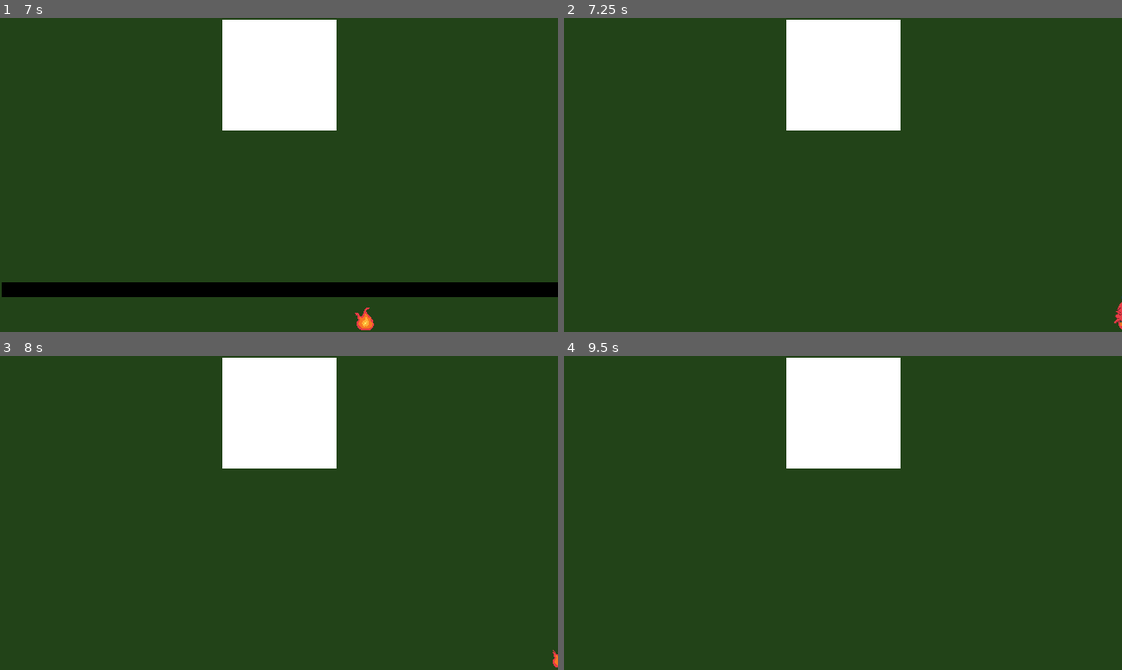
Above: before the commit, frames 1-4 (two rows, left to right).
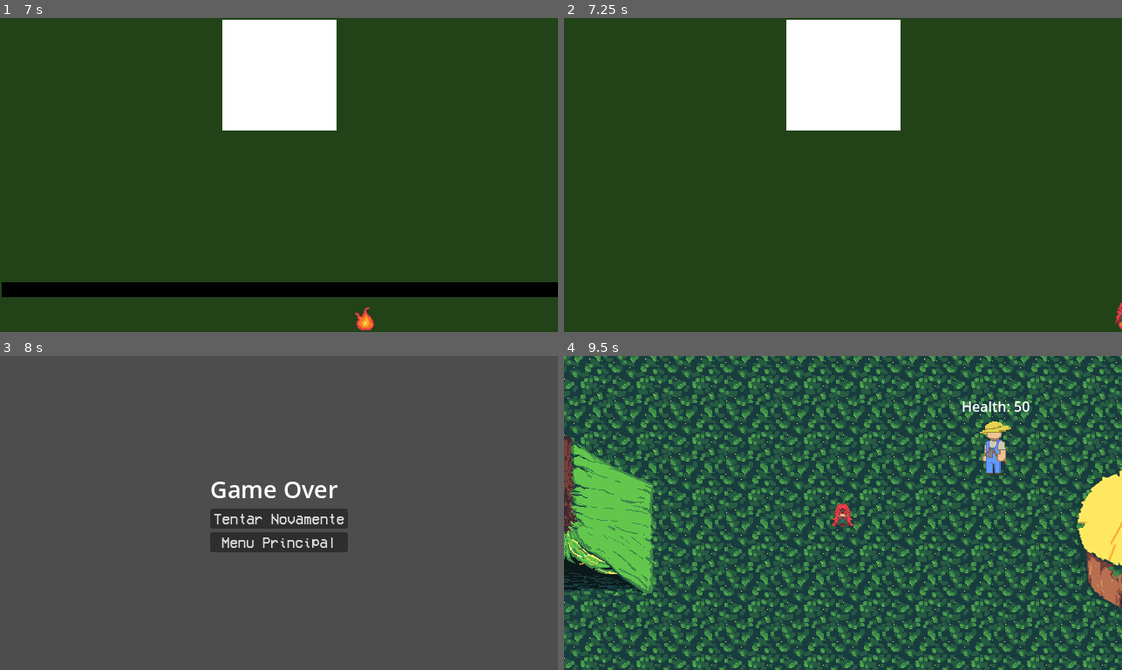
Above: after the commit, the same moments.

Repository: SamuelMTL/AmazonProject
Game: Godot game, scene res://Scenes/Dungeons/MataDaTerraFirme/BossRoom.tscn
Same seed, same stepped clock (60 frames per second), same inputs: the game is played once before the commit and once after it. This scene is started directly instead of the project's main scene. Sound files missing from this copy of the repository are replaced by a short silence.
Inputs (mouse positions are in pixels of both pictures, inside the frame that each line leads up to):
- Up to frame 1 (7 s): tap Enter at 0.5, 2.75, 4.25 s; move the mouse to (401, 159) at 0.52 s; hold Right (ui_right) 0.53-1.28 s; click (401, 159) at 0.6 s; tap Space (dash) at 0.8, 1.35, 2, 2.3, 3.5, 3.8, 5.3, 5.85, 6.8 s; move the mouse to (167, 190) at 1.27 s; hold Down (ui_down) 1.28-2.03 s; click (167, 190) at 1.55 s; move the mouse to (334, 105) at 2.02 s; hold Right (ui_right) 2.03-2.78 s; tap R (BoitataPower) at 2.1 s; move the mouse to (251, 237) at 2.77 s; hold Up (ui_up) 2.78-3.53 s; tap Q (CurupiraPower) at 2.85 s; click (251, 237) at 3.05 s; move the mouse to (446, 222) at 3.52 s; hold Left (ui_left) 3.53-5.03 s; tap H (Habilidades) at 3.6 s; move the mouse to (111, 127) at 4.27 s; tap E (IaraPower) at 4.35 s; click (111, 127) at 4.55 s; move the mouse to (306, 175) at 5.02 s; hold Down (ui_down) 5.03-5.78 s; click (306, 175) at 5.1 s; move the mouse to (195, 96) at 5.77 s; hold Right (ui_right) 5.78-6.53 s; click (195, 96) at 6.05 s; move the mouse to (401, 159) at 6.52 s; hold Up (ui_up) from 6.53 s (still down); tap 3 (equip_boleadeira) at 6.6 s
- Up to frame 2 (7.25 s): keep holding Up (ui_up)
- Up to frame 3 (8 s): move the mouse to (167, 528) at 7.27 s; release Up (ui_up) at 7.28 s; hold Right (ui_right) from 7.28 s (still down); tap 2 (equip_lanca) at 7.35 s; click (167, 528) at 7.55 s
- Up to frame 4 (9.5 s): move the mouse to (898, 443) at 8.02 s; release Right (ui_right) at 8.03 s; hold Down (ui_down) 8.03-8.75 s; tap 1 (equip_tacape) at 8.1 s; tap Space (dash) at 8.3 s; click (843, 519) at 8.75 s, where only the run after the commit has a clickable "Tentar Novamente"

Frame 1 is identical in both runs. In frame 2, less than 0.1% of the frame differs, in the area x 98-100%, y 88-98%; in frame 3, 98%; in frame 4, 100%, in the area x 0-100%, y 0-100%.

Commit message:
loógica da animacao de morte adicionada

Diff:
--- a/amazonproject/Components/BossAttacks/SoundAttack/sound_attack.gd
+++ b/amazonproject/Components/BossAttacks/SoundAttack/sound_attack.gd
@@ -13,4 +13,4 @@
 
 func _on_area_2d_body_entered(body: Node2D) -> void:
 	if body.is_in_group("Player"):
-		body.take_damage(10)
+		body.take_damage(100)
--- a/amazonproject/Components/PlayerComponent/Jogador.tscn
+++ b/amazonproject/Components/PlayerComponent/Jogador.tscn
@@ -573,7 +573,7 @@
 "duration": 0.7,
 "texture": SubResource("AtlasTexture_4tsxk")
 }],
-"loop": true,
+"loop": false,
 "name": &"LeftDying",
 "speed": 5.0
 }, {
@@ -866,7 +866,7 @@
 
 [node name="AnimatedSprite2D" type="AnimatedSprite2D" parent="."]
 sprite_frames = SubResource("SpriteFrames_xqhm8")
-animation = &"RightDamage"
+animation = &"RightDying"
 
 [connection signal="timeout" from="DashTimer" to="." method="_on_dash_timer_timeout"]
 [connection signal="timeout" from="DashCooldown" to="." method="_on_dash_cooldown_timeout"]
--- a/amazonproject/Components/PlayerComponent/jogador.gd
+++ b/amazonproject/Components/PlayerComponent/jogador.gd
@@ -15,6 +15,7 @@
 var dashing = false
 var can_dash = true
 var taking_damage = false
+var dying = false
 
 var is_attacking = false
 var is_alive = true
@@ -119,6 +120,24 @@
 			"up":
 				if animations.animation != "UpAttacking":
 					animations.play("UpAttacking")
+	elif dying:
+		match last_direction:
+			"right":
+				animations.play("LeftDying")
+				await animations.animation_finished
+				die()
+			"left":
+				animations.play("LeftDying")
+				await animations.animation_finished
+				die()
+			"down":
+				animations.play("LeftDying")
+				await animations.animation_finished
+				die()
+			"up":
+				animations.play("LeftDying")
+				await animations.animation_finished
+				die()
 
 	elif taking_damage:
 		match last_direction:
@@ -138,7 +157,6 @@
 				animations.play("UpDamage")
 				await animations.animation_finished
 				taking_damage = false
-				print("chegou aqui")
 
 	elif velocity == Vector2.ZERO:
 
@@ -328,7 +346,8 @@
 		Global.player_health -= amount
 		print(Global.player_health)
 		if Global.player_health <= 0:
-			die()
+			dying = true
 
 func die():
-	get_tree().change_scene_to_file("res://Scenes/GameOver/GameOverScene.tscn")
+	if is_inside_tree():
+		get_tree().change_scene_to_file("res://Scenes/GameOver/GameOverScene.tscn")
